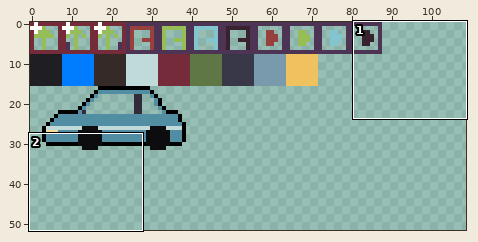
Edited in one commit: pixel-art file (assets/tileset.ase). The picture above shows the old version from afar; the outline marks the close-up.
Close-up. Old version:
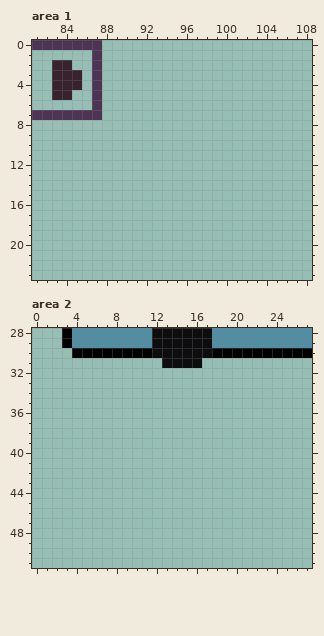
512x512 pixels, 1 frame. Shown: area 1: x 81..108, y 0..23; area 2: x 0..27, y 28..51. The wide view leaves out empty margins.
Once edited:
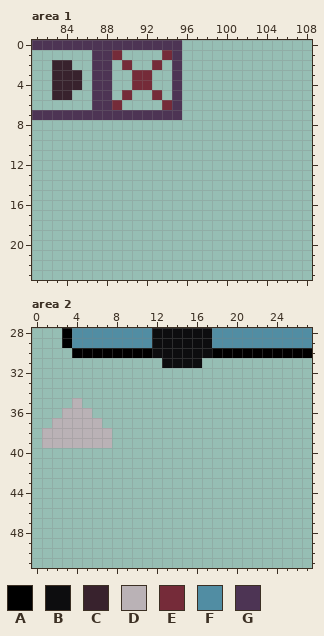
Palette (. is transparent): A #000000  B #0d0d0f  C #38222d  D #bab2b6  E #752b39  F #518da3  G #4d3454
Change:
Area 1:
y 0: x 88..95 ........ -> GGGGGGGG
y 1: x 88..89 .. -> GE; x 94..95 .. -> EG
y 2: x 88 . -> G; x 90 . -> E; x 93 . -> E; x 95 . -> G
y 3..4: x 88 . -> G; x 91..92 .. -> EE; x 95 . -> G
y 5: x 88 . -> G; x 90 . -> E; x 93 . -> E; x 95 . -> G
y 6: x 88..89 .. -> GE; x 94..95 .. -> EG
y 7: x 88..95 ........ -> GGGGGGGG
Area 2:
y 35: x 4 . -> D
y 36: x 3..5 ... -> DDD
y 37: x 2..6 ..... -> DDDDD
y 38..39: x 1..7 ....... -> DDDDDDD
Boxes around the changes in both close-ups, in picture pixels (x1, y1, x2, y2):
added: (102, 40, 182, 120)
added: (42, 398, 112, 448)
